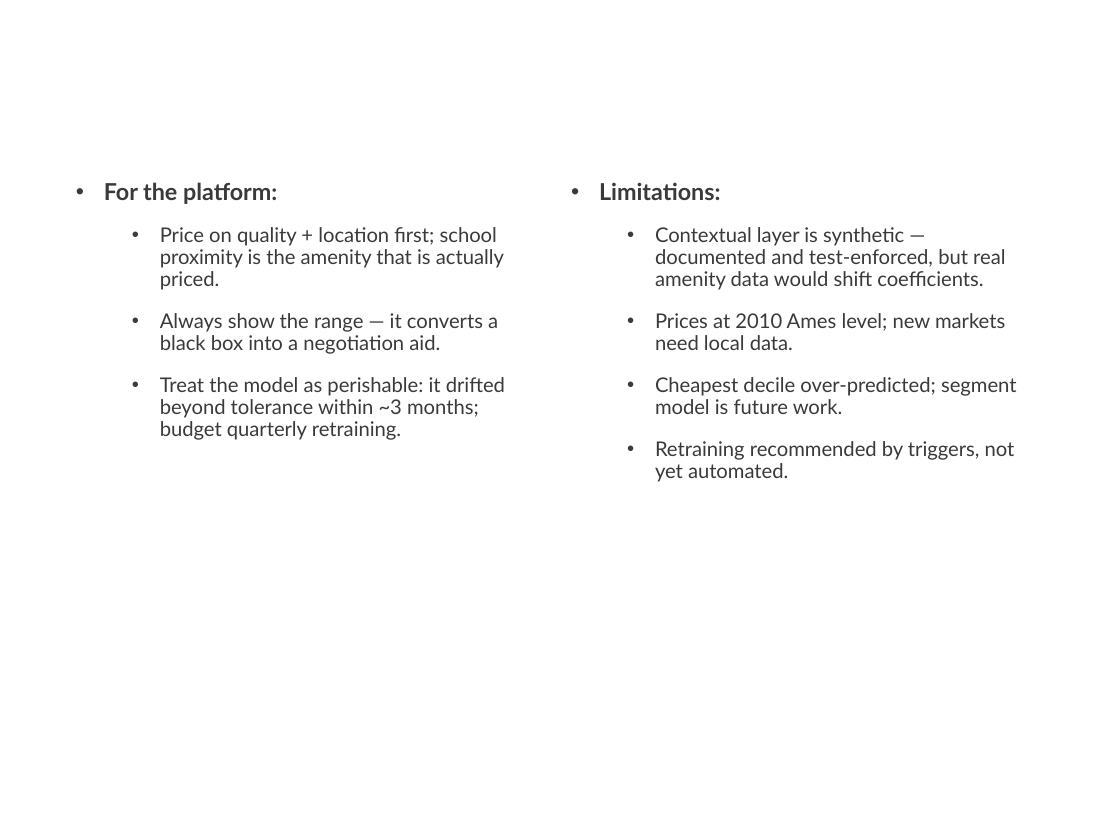
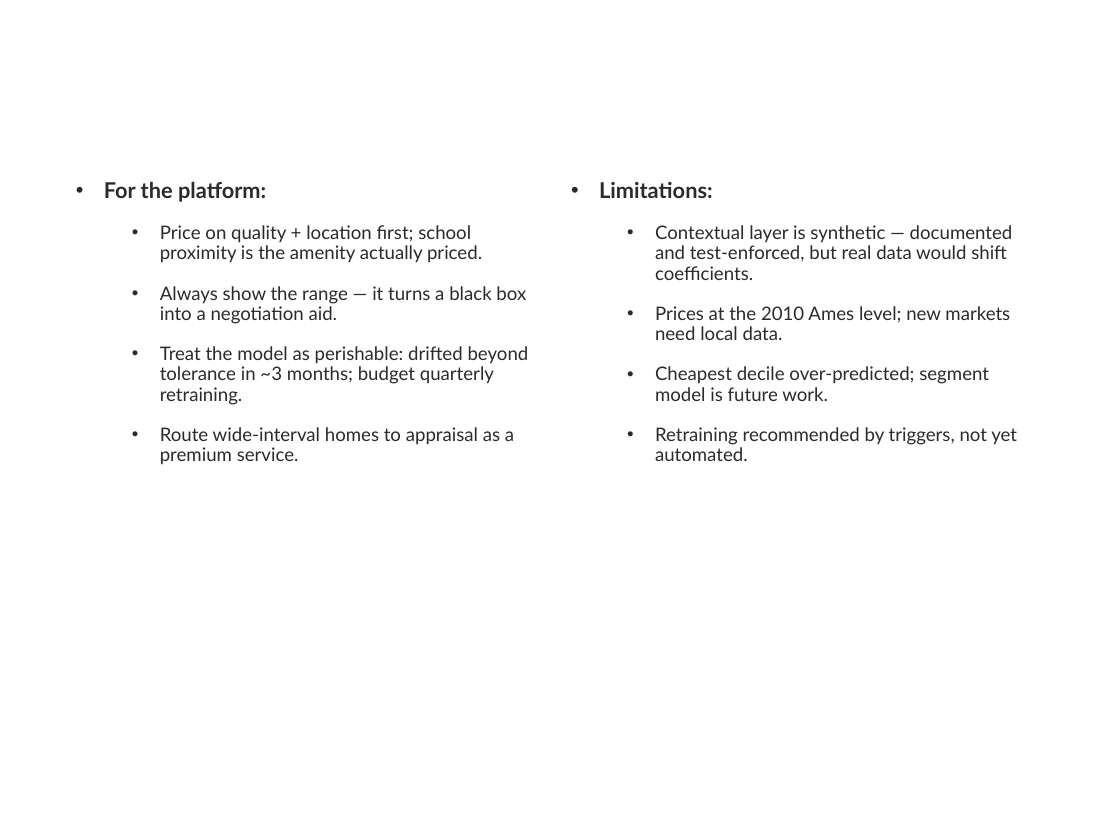
Before and after one commit to ducnt3/house-price-analytics, a slide deck: slide 21 of reports/hust-house-price-slides.pptx (slide 12 before the commit). Drawn at 1120x840 pixels with LibreOffice and Linux fonts; fonts in the diff are those of the drawing; background and template pictures are left out. Boxes give left, top, right and bottom in pixels: in the first picture for what was removed or moved away, otherwise in the second. Text is boxed around its words. In the diff, an @@ line names an element or a change of style, - is before the commit and + after.

Commit message:
docs: expand slide deck to 22 slides with LaTeX-typeset formulas
- Cover lists all members with student IDs
- Formulas re-rendered in Computer Modern (classic LaTeX typeface);
  multi-line formulas split into single-line images so nothing collides
- New slides: agenda, injected-imperfections table, four EDA slides using
  all figures, residual analysis, model-choice rationale, conformal
  calibration walkthrough, monitoring design + results, app screenshot
  on the demo slide

```diff
--- a/reports/hust-house-price-slides.pptx
+++ b/reports/hust-house-price-slides.pptx
@@ text at [104, 182, 266, 202]: size 15 to 14 pt, text colour #3A3A3A to #2B2B2B in "For the platform:" @@
@@ text at [160, 225, 529, 464]: text changed; size 13 to 12 pt; text colour #3A3A3A to #2B2B2B @@
-  • Price on quality + location first; school proximity is the amenity that is actually priced.
-  • Always show the range — it converts a black box into a negotiation aid.
-  • Treat the model as perishable: it drifted beyond tolerance within ~3 months; budget quarterly retraining.
+  • Price on quality + location first; school proximity is the amenity actually priced.
+  • Always show the range — it turns a black box into a negotiation aid.
+  • Treat the model as perishable: drifted beyond tolerance in ~3 months; budget quarterly retraining.
+  • Route wide-interval homes to appraisal as a premium service.
@@ text at [655, 225, 1013, 340]: text changed; size 13 to 12 pt; text colour #3A3A3A to #2B2B2B @@
-  • Contextual layer is synthetic — documented and test-enforced, but real amenity data would shift coefficients.
-  • Prices at 2010 Ames level; new markets need local data.
+  • Contextual layer is synthetic — documented and test-enforced, but real data would shift coefficients.
+  • Prices at the 2010 Ames level; new markets need local data.
@@ text at [655, 366, 1017, 461]: size 15 to 14 pt in "Limitations:"; text colour #3A3A3A to #2B2B2B in "Limitations:", "Cheapest decile over-predicted; segment model is future ...", "Retraining recommended by triggers, not yet automated."; size 13 to 12 pt in "Cheapest decile over-predicted; segment model is future ...", "Retraining recommended by triggers, not yet automated." @@
```
Also in this commit, not shown: 11 other slides changed, 10 slides added, 1 slide removed, 13 other files.
